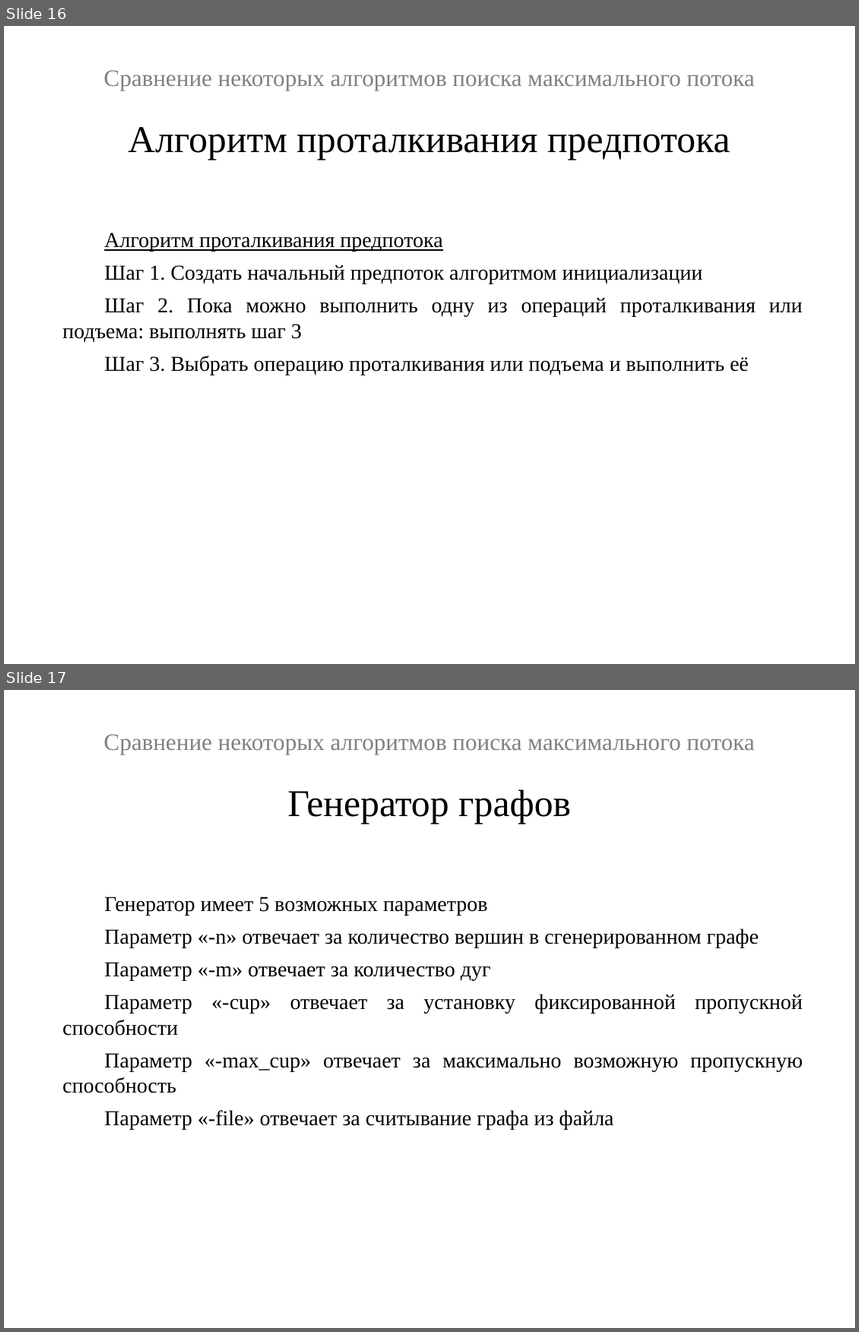
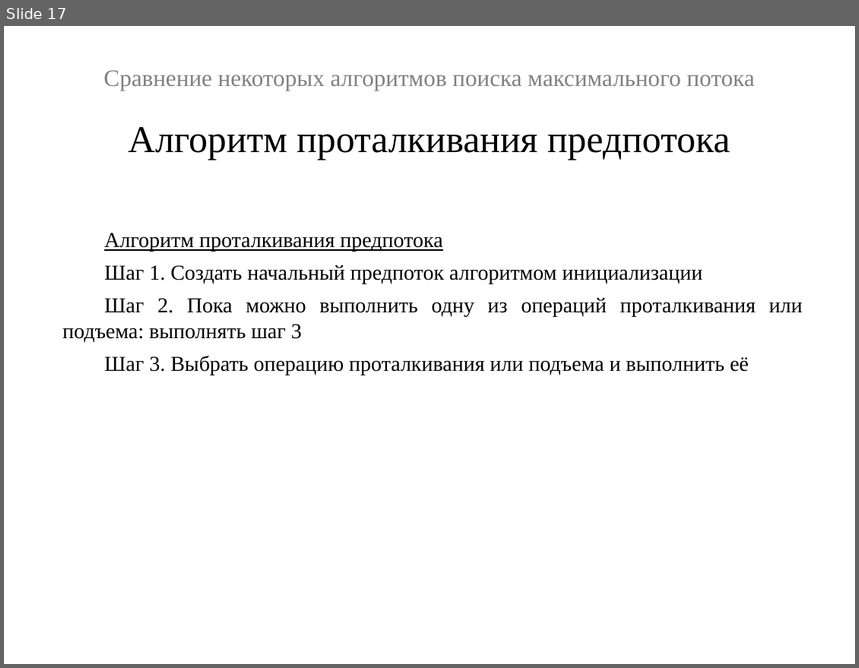
Before and after one commit to Tevronis/graph_maxflow, a slide deck: потоки.pptx. Shown one above the other, each under a label of ours: slides 16 and 17 before the commit, slide 17 after it. The pictures are 859x1332 and 859x668 pixels, drawn with LibreOffice and Linux fonts; fonts in the diff are those of the drawing. Boxes give left, top, right and bottom in pixels: in the first picture for what was removed or moved away, otherwise in the second. Text is boxed around its words. In the diff, an @@ line names an element or a change of style, - is before the commit and + after.

```diff
--- a/потоки.pptx
+++ b/потоки.pptx
@@ slide 17 removed at <box>4,690,855,1328</box>, background #FFFFFF @@
@@ text removed at <box>104,734,755,755</box> @@
-Сравнение некоторых алгоритмов поиска максимального потока
@@ text removed at <box>287,790,571,824</box> @@
-Генератор графов
@@ text removed at <box>63,897,803,1130</box> @@
-Генератор имеет 5 возможных параметров
-Параметр «-n» отвечает за количество вершин в сгенерированном графе
-Параметр «-m» отвечает за количество дуг
-Параметр «-cup» отвечает за установку фиксированной пропускной способности
-Параметр «-max_cup» отвечает за максимально возможную пропускную способность
-Параметр «-file» отвечает за считывание графа из файла
@@ what was slide 16 is now slide 17 @@
```
Also in this commit, not shown: 21 slides changed, 1 slide added, 12 other files.
